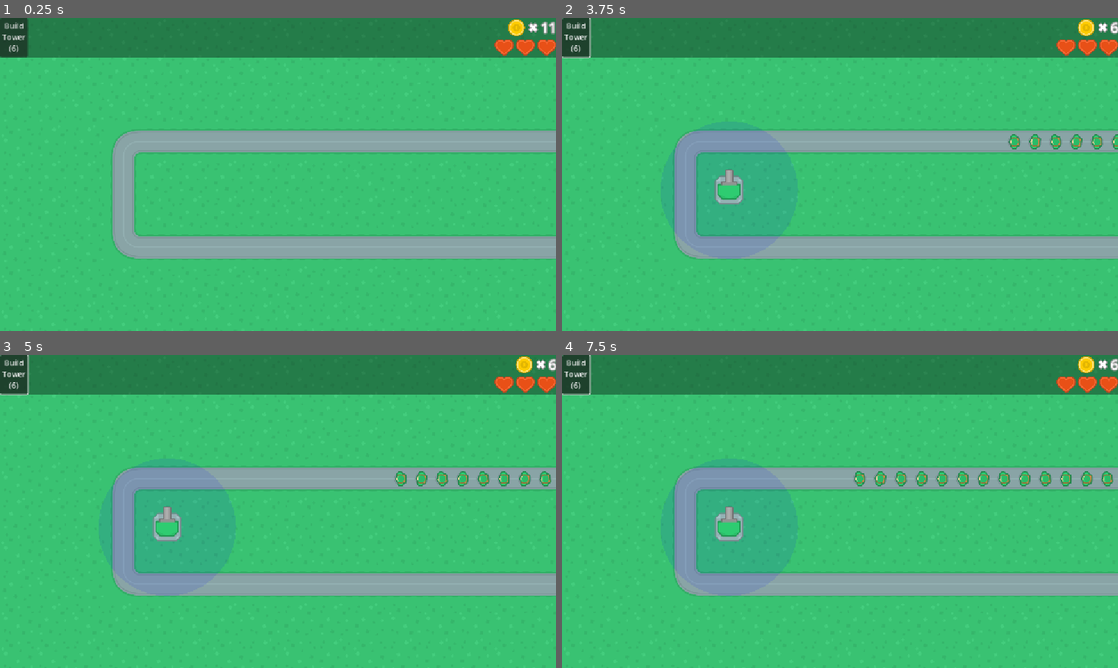
Above: before the commit, frames 1-4 (two rows, left to right).
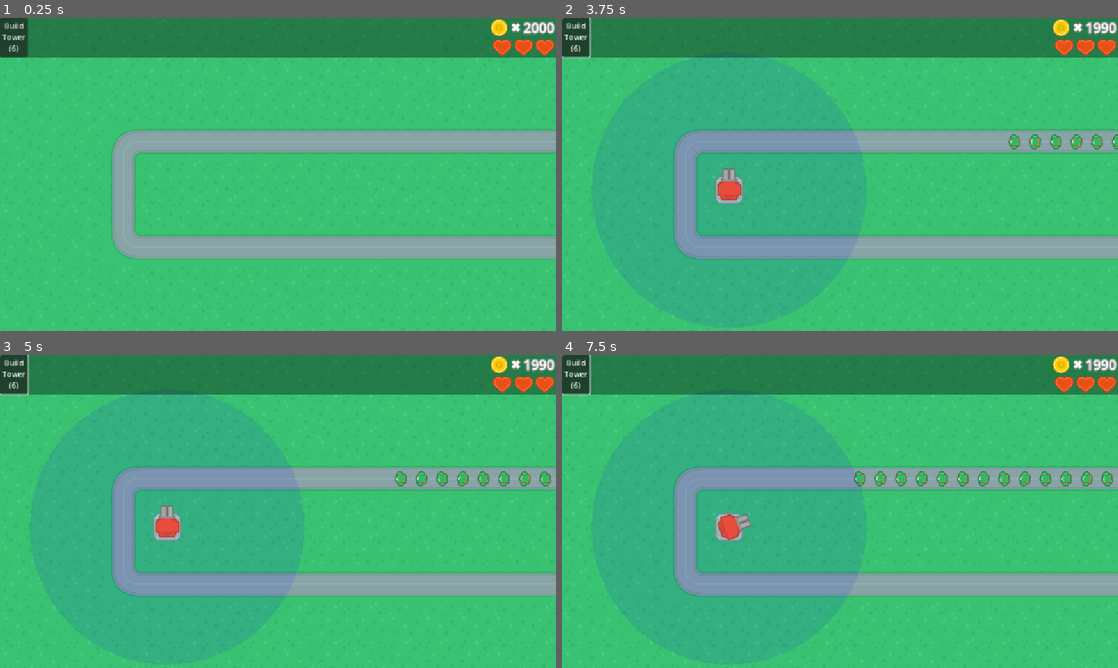
Above: after the commit, the same moments.

Repository: ensva002/TowerDefenceEksempel
Game: Godot game, scene res://level.tscn
The game is run twice, just before and just after one commit, with the same random seed, the same clock (stepped at 60 frames per second) and the same inputs.
Inputs (mouse positions are in pixels of both pictures, inside the frame that each line leads up to):
- Up to frame 1 (0.25 s): no input
- Up to frame 2 (3.75 s): click "Build Tower (6)" at 0.5 s; click "Build Tower (6)" at 1.25 s; click "Build Tower (6)" at 2 s; move the mouse to (962, 158) at 2.77 s; click (962, 158) at 2.85 s; move the mouse to (728, 190) at 3.52 s; click (728, 190) at 3.6 s
- Up to frame 3 (5 s): move the mouse to (333, 442) at 4.27 s; right-click (333, 442) at 4.35 s; click (333, 442) at 4.55 s
- Up to frame 4 (7.5 s): move the mouse to (812, 574) at 5.02 s; click (812, 574) at 5.1 s; move the mouse to (1006, 558) at 5.77 s; click (1006, 558) at 5.85 s; move the mouse to (673, 464) at 6.52 s; right-click (673, 464) at 6.6 s; click (673, 464) at 6.8 s; move the mouse to (867, 511) at 7.27 s; click (867, 511) at 7.35 s

The runs differ from the first frame. In frame 1, 0.7% of the frame differs, in the area x 88-100%, y 0-13%; in frame 2, 1.0%; in frame 3, 1.0%; in frame 4, 1.1%, in the area x 28-100%, y 0-60%.

Commit message:
towers more dynamic
might be awfull, shouldve stoped earlier, tired now

Diff:
--- /dev/null
+++ b/coin.gd
@@ -0,0 +1,9 @@
+extends Node2D
+
+
+func _ready() -> void:
+	var tween = get_tree().create_tween()
+
+	tween.tween_property(self, "position", Vector2(global_position.x,global_position.y-50), 0.3)
+	tween.parallel().tween_property($Sprite, "modulate", Color(1,1,1,0), 0.15).set_delay(0.15)
+	tween.tween_callback(self.queue_free)
--- /dev/null
+++ b/coin.tscn
@@ -0,0 +1,14 @@
+[gd_scene load_steps=3 format=3 uid="uid://cdso8na2rm3n2"]
+
+[ext_resource type="Texture2D" uid="uid://44qvyqoxhm23" path="res://spritesheet_hud.png" id="1_0t63x"]
+[ext_resource type="Script" uid="uid://df5oerggq8hev" path="res://coin.gd" id="2_v7riw"]
+
+[node name="Coin" type="Node2D"]
+z_index = 10
+script = ExtResource("2_v7riw")
+
+[node name="Sprite" type="Sprite2D" parent="."]
+scale = Vector2(0.31, 0.31)
+texture = ExtResource("1_0t63x")
+region_enabled = true
+region_rect = Rect2(22, 534, 86, 86)
--- a/ghost.gd
+++ b/ghost.gd
@@ -1,16 +1,20 @@
 extends Area2D
 
-var tower = preload("res://tower.tscn")
+var tower
 var placable
 var overlapping
-var price = 5
+
+func _ready() -> void:
+	tower = TowerManager.select_tower(1)
+	print(tower)
 
 func _process(delta: float) -> void:
 	global_position = get_global_mouse_position()
-	if Input.is_action_just_pressed("LMB") && placable && Manager.adjust_funds(-price):
-		var towerInst = tower.instantiate()
-		towerInst.global_position = global_position
-		get_tree().current_scene.add_child(towerInst)
+	if Input.is_action_just_pressed("LMB") && placable && Manager.adjust_funds(-tower.get_meta("price")):
+		var new_tower = tower.duplicate()
+		new_tower.global_position = global_position
+		get_tree().current_scene.add_child(new_tower)
+
 
 	overlapping = bool(get_overlapping_areas().size())
 	if position.y < 192:
--- a/level.tscn
+++ b/level.tscn
@@ -192,7 +192,7 @@
 enemycount = 15
 enemyType = ExtResource("4_f2txt")
 enemyCoolDown = 0.5
-startingFunds = 11
+startingFunds = 2000
 
 [node name="TileMapLayer" type="TileMapLayer" parent="."]
 z_index = -1000
@@ -202,7 +202,7 @@
 [node name="road" type="Area2D" parent="TileMapLayer"]
 
 [node name="CollisionPolygon2D" type="CollisionPolygon2D" parent="TileMapLayer/road"]
-polygon = PackedVector2Array(2051, 400, 401, 398, 402, 880, 2054, 880, 2053, 783, 501, 783, 500, 498, 2051, 497)
+polygon = PackedVector2Array(2051, 400, 453.323, 398.063, 401, 450, 401.876, 826.535, 454, 880, 2054, 880, 2053, 783, 501, 783, 500, 498, 2051, 497)
 
 [node name="Camera2D" type="Camera2D" parent="."]
 position = Vector2(1011, 569)
@@ -234,7 +234,7 @@
 Tower
 (6)"
 
-[node name="Control" type="Control" parent="Camera2D/CanvasLayer/TextureRect/HBoxContainer"]
+[node name="Padding" type="Control" parent="Camera2D/CanvasLayer/TextureRect/HBoxContainer"]
 layout_mode = 2
 size_flags_horizontal = 6
 
@@ -270,6 +270,11 @@
 
 [node name="LifeContainer" type="HBoxContainer" parent="Camera2D/CanvasLayer/TextureRect/HBoxContainer/VBoxContainer"]
 layout_mode = 2
+size_flags_horizontal = 8
+
+[node name="MarginRight" type="TextureRect" parent="Camera2D/CanvasLayer/TextureRect/HBoxContainer"]
+layout_mode = 2
+expand_mode = 1
 
 [node name="Path2D" type="Path2D" parent="."]
 curve = SubResource("Curve2D_1ainy")
--- a/move.gd
+++ b/move.gd
@@ -7,7 +7,8 @@
 var health
 var color
 var blood = preload("res://blood.tscn")
-
+var bloodInst
+var coin = preload("res://coin.tscn")
 
 func _ready() -> void:
 	max_health += randi_range(0,max_health/2) #random bare for variasjon under testing, fjern senere
@@ -23,10 +24,15 @@
 	color = float(health)/float(max_health)
 	modulate = Color.from_hsv(0,1-color,1)
 	if health<prev_health:
-		var bloodInst = blood.instantiate()
+		if bloodInst:
+			bloodInst.queue_free()
+		bloodInst = blood.instantiate()
 		bloodInst.global_position = global_position
 		if health <= 0:
 			get_tree().current_scene.add_child(bloodInst)
+			var coinInst = coin.instantiate()
+			coinInst.global_position = global_position
+			get_tree().current_scene.add_child(coinInst)
 			Manager.enemy_killed(1)
 			Manager.adjust_funds(reward)
 			queue_free()
--- a/project.godot
+++ b/project.godot
@@ -18,6 +18,7 @@
 [autoload]
 
 Manager="*res://manager.gd"
+TowerManager="*res://towerManager.gd"
 
 [display]
 
--- a/tower.tscn
+++ b/tower.tscn
@@ -8,12 +8,12 @@
 size = Vector2(102, 102)
 
 [sub_resource type="CircleShape2D" id="CircleShape2D_vedim"]
-radius = 250.0
+radius = 100.0
 
 [node name="tower" type="Area2D"]
 collision_mask = 0
 script = ExtResource("1_vedim")
-towerRange = 250.0
+towerRange = 100.0
 rateOfFire = 0.2
 
 [node name="Boundry" type="CollisionShape2D" parent="."]
@@ -23,14 +23,12 @@
 [node name="Base" type="Sprite2D" parent="."]
 z_index = 1
 texture = ExtResource("1_k1sas")
-region_enabled = true
 region_rect = Rect2(2433, 897, 126, 126)
 
 [node name="Gun" type="Sprite2D" parent="."]
 z_index = 2
 texture = ExtResource("1_k1sas")
 offset = Vector2(0, -21)
-region_enabled = true
 region_rect = Rect2(2432, 1280, 128, 128)
 
 [node name="Tip" type="Node2D" parent="Gun"]
--- /dev/null
+++ b/towerManager.gd
@@ -0,0 +1,58 @@
+extends Node
+
+var towerList = []
+var ammoList = []
+
+
+func select_tower(id: int = 0) -> Node2D:
+	return towerList[id]
+
+func create_new_ammo():
+	pass
+
+func _ready() -> void:
+	create_new_tower()
+	create_new_tower({
+		"sprTurret": preload("res://towerParts/turrets/turretB.tres"),
+		"price": 10
+	})
+
+func create_new_tower(attributes_inn: Dictionary = {})->Node2D:
+		var template = preload("res://tower.tscn")
+		var attributes = {
+		"sprBase": preload("res://towerParts/bases/baseA.tres"),
+		"sprTurret": preload("res://towerParts/turrets/turretA.tres"),
+		"ammoType": 0,
+		"turnSpeed": 0,
+		"fireRate": 1,
+		"magazineCapacity": 0,
+		"reloadSpeed": 5,
+		"damage": 1,  # burde være i ammotype
+		"health": 1,
+		"price": 5,
+		"rangeMax": 500,
+		"rangeMin": 0,
+		"add_to_list": true
+		}
+
+		for key in attributes_inn:
+			attributes[key] = attributes_inn[key]
+		#attributes.merge(attributes_inn)
+
+		#mix 'n matcher måter å gjøre ting på for å teste ut
+		#touch base
+		var towerOut = template.instantiate()
+
+		towerOut.get_node("Base").texture = attributes["sprBase"]
+		towerOut.get_node("Gun").texture = attributes["sprTurret"]
+		towerOut.towerRange = attributes["rangeMax"]
+
+
+		for key in attributes:
+			if key != "add_to_list":
+				towerOut.set_meta(key, attributes[key])
+
+		if attributes["add_to_list"]:
+			towerList.append(towerOut)
+		print(towerList)
+		return towerOut
--- /dev/null
+++ b/towerParts/bases/baseA.tres
@@ -0,0 +1,8 @@
+[gd_resource type="AtlasTexture" load_steps=2 format=3 uid="uid://cfnces7owlvvu"]
+
+[ext_resource type="Texture2D" uid="uid://b0b0xemxbsjy8" path="res://towerDefense_tilesheet@2.png" id="1_kd78b"]
+
+[resource]
+resource_local_to_scene = true
+atlas = ExtResource("1_kd78b")
+region = Rect2(2443, 907, 106, 106)
--- /dev/null
+++ b/towerParts/turrets/turretA.tres
@@ -0,0 +1,7 @@
+[gd_resource type="AtlasTexture" load_steps=2 format=3 uid="uid://oiwai21d7dpw"]
+
+[ext_resource type="Texture2D" uid="uid://b0b0xemxbsjy8" path="res://towerDefense_tilesheet@2.png" id="1_au2o7"]
+
+[resource]
+atlas = ExtResource("1_au2o7")
+region = Rect2(2453, 1289, 86, 112)
--- /dev/null
+++ b/towerParts/turrets/turretB.tres
@@ -0,0 +1,7 @@
+[gd_resource type="AtlasTexture" load_steps=2 format=3 uid="uid://d21sk44obt3a4"]
+
+[ext_resource type="Texture2D" uid="uid://b0b0xemxbsjy8" path="res://towerDefense_tilesheet@2.png" id="1_opirl"]
+
+[resource]
+atlas = ExtResource("1_opirl")
+region = Rect2(2579, 1287, 90, 116)
Not shown, added: coin.gd.uid
Not shown, added: towerManager.gd.uid
